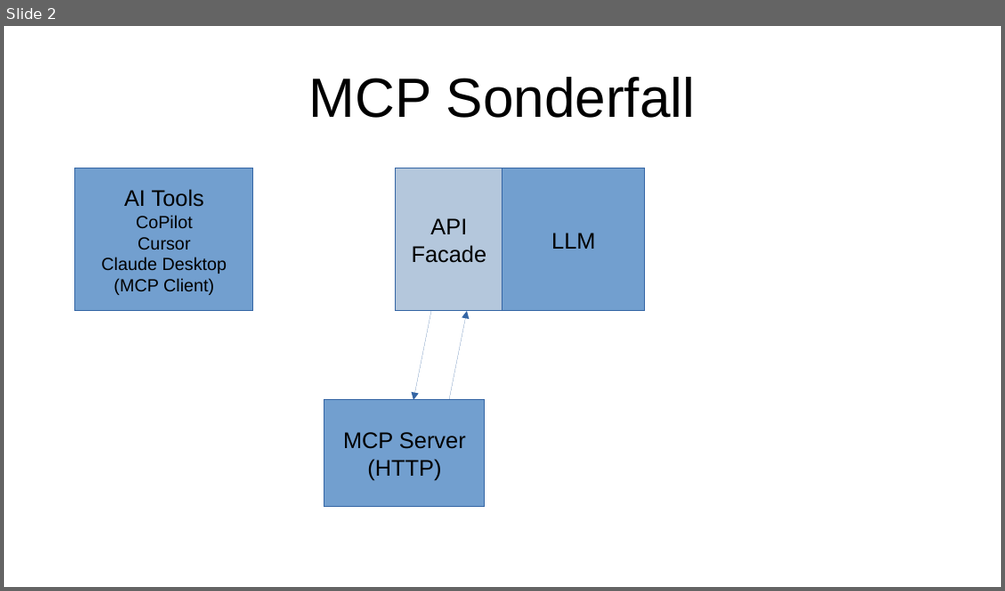
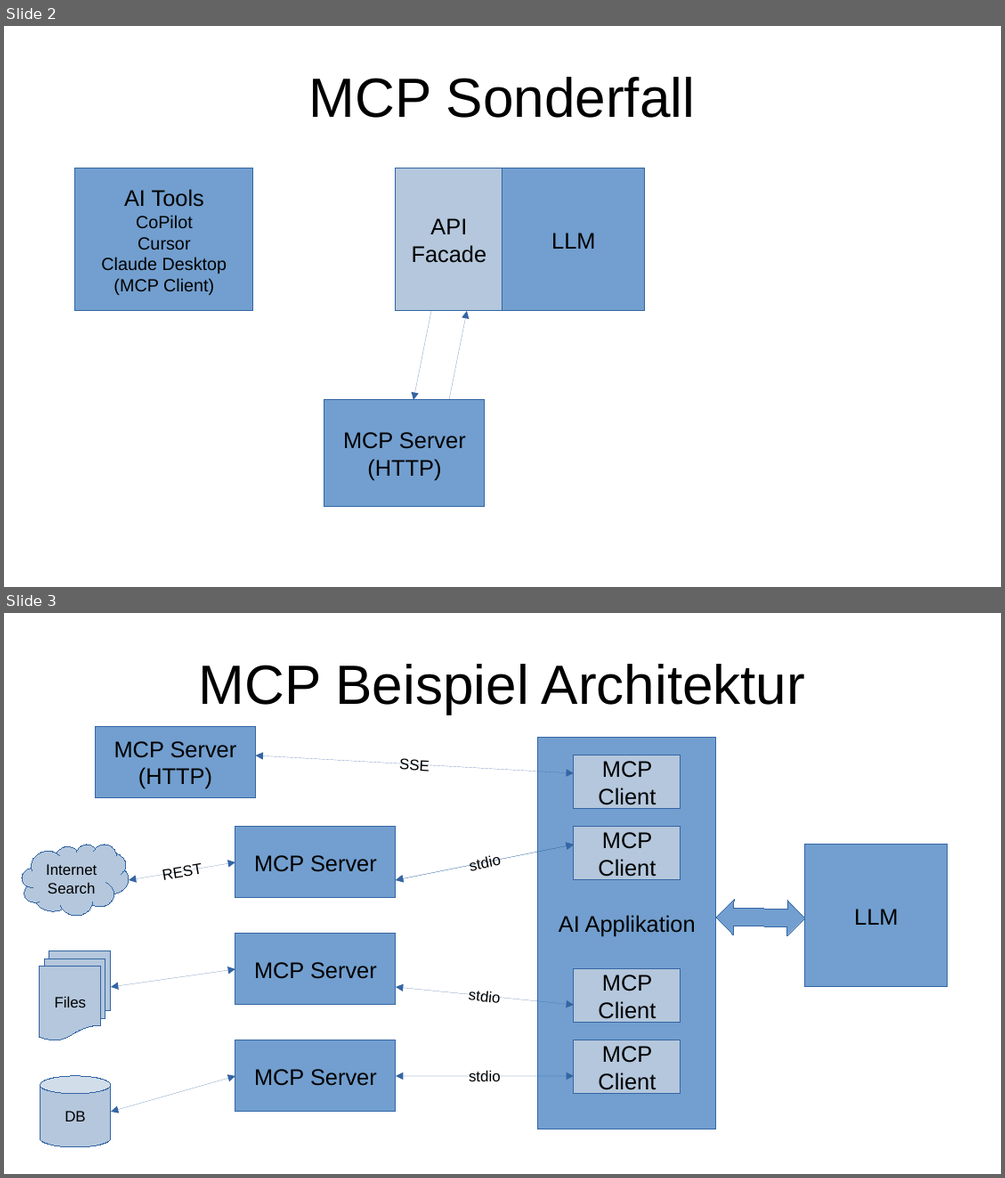
Before and after one commit to MartStephan/Programming, a slide deck: aida/images/MCP_comm.odp. Shown one above the other, each under a label of ours: slide 2 before the commit, slides 2 and 3 after it. The pictures are 1005x591 and 1005x1178 pixels, drawn with LibreOffice and Linux fonts; fonts in the diff are those of the drawing. Boxes give left, top, right and bottom in pixels: in the first picture for what was removed or moved away, otherwise in the second. Text is boxed around its words. In the diff, an @@ line names an element or a change of style, - is before the commit and + after.

Commit message:
MCP Architektur

```diff
--- a/aida/images/MCP_comm.odp
+++ b/aida/images/MCP_comm.odp
@@ slide 3 added at (4, 613, 1001, 1174), background #FFFFFF @@
@@ title added at (199, 664, 805, 714), 44 pt, text #000000 @@
+MCP Beispiel Architektur
@@ rectangle added at (96, 726, 256, 797), fill #729FCF, outline #3465A4 0 pt, 18 pt, text #000000 @@
+MCP Server
+(HTTP)
@@ rectangle added at (539, 738, 717, 1129), fill #729FCF, outline #3465A4 0 pt, 18 pt, text #000000 @@
+AI Applikation
@@ line added at (256, 755, 574, 773), outline #3465A4 0 pt, 12 pt, text #000000 @@
+SSE
@@ rectangle added at (574, 755, 680, 809), fill #B4C7DC, outline #3465A4 0 pt, 18 pt, text #000000 @@
+MCP Client
@@ freeform shape added at (22, 844, 129, 916), fill #B4C7DC, outline #3465A4 0 pt, 12 pt, text #000000 @@
+Internet Search
@@ rectangle added at (235, 827, 396, 898), fill #729FCF, outline #3465A4 0 pt, 18 pt, text #000000 @@
+MCP Server
@@ double arrow added from (396, 880) to (574, 844), #3465A4 0 pt @@
@@ line added at (396, 844, 574, 880), outline #3465A4 0 pt, 12 pt, text #000000 @@
+stdio
@@ rectangle added at (574, 827, 680, 880), fill #B4C7DC, outline #3465A4 0 pt, 18 pt, text #000000 @@
+MCP Client
@@ rectangle added at (805, 844, 947, 987), fill #729FCF, outline #3465A4 0 pt, 18 pt, text #000000 @@
+LLM
@@ line added at (129, 863, 235, 881), outline #3465A4 0 pt, 12 pt, text #000000 @@
+REST
@@ up down arrow added at (716, 899, 805, 935), fill #729FCF, outline #3465A4 0 pt @@
@@ flow chart multidocument added at (40, 951, 111, 1040), fill #B4C7DC, outline #3465A4 0 pt, 12 pt, text #000000 @@
+Files
@@ rectangle added at (235, 933, 396, 1005), fill #729FCF, outline #3465A4 0 pt, 18 pt, text #000000 @@
+MCP Server
@@ double arrow added from (111, 987) to (235, 969), #3465A4 0 pt @@
@@ rectangle added at (574, 969, 680, 1022), fill #B4C7DC, outline #3465A4 0 pt, 18 pt, text #000000 @@
+MCP Client
@@ line added at (396, 987, 574, 1005), outline #3465A4 0 pt, 12 pt, text #000000 @@
+stdio
@@ rectangle added at (235, 1040, 396, 1111), fill #729FCF, outline #3465A4 0 pt, 18 pt, text #000000 @@
+MCP Server
@@ rectangle added at (574, 1040, 680, 1094), fill #B4C7DC, outline #3465A4 0 pt, 18 pt, text #000000 @@
+MCP Client
@@ cylinder added at (40, 1076, 111, 1148), fill #B4C7DC, outline #3465A4 0 pt, 12 pt, text #000000 @@
+DB
@@ double arrow added from (111, 1111) to (235, 1076), #3465A4 0 pt @@
@@ line added at (396, 1076, 574, 1076), outline #3465A4 0 pt, 12 pt, text #000000 @@
+stdio
```
Also in this commit, not shown: 2 other files.
